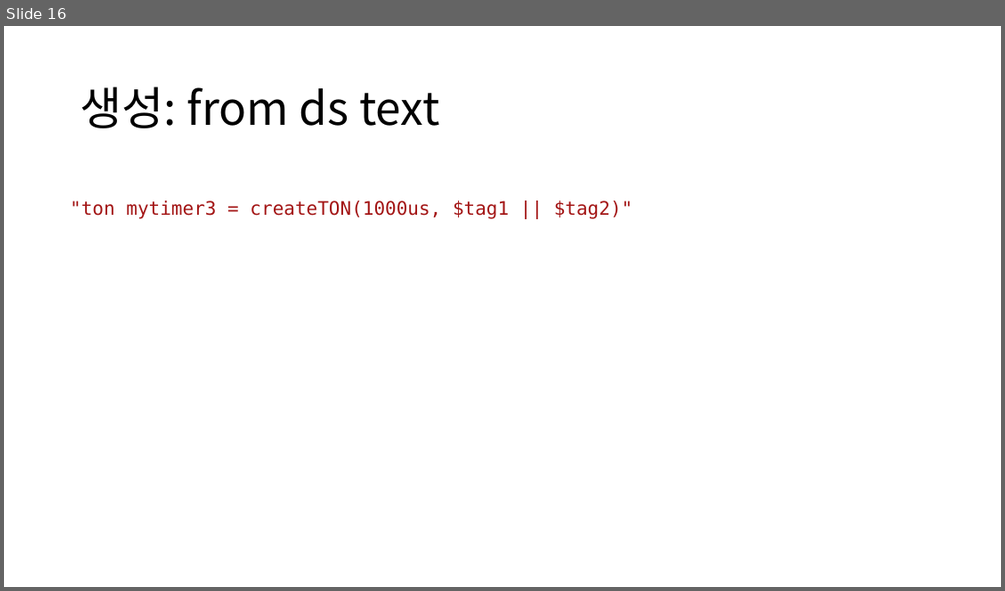
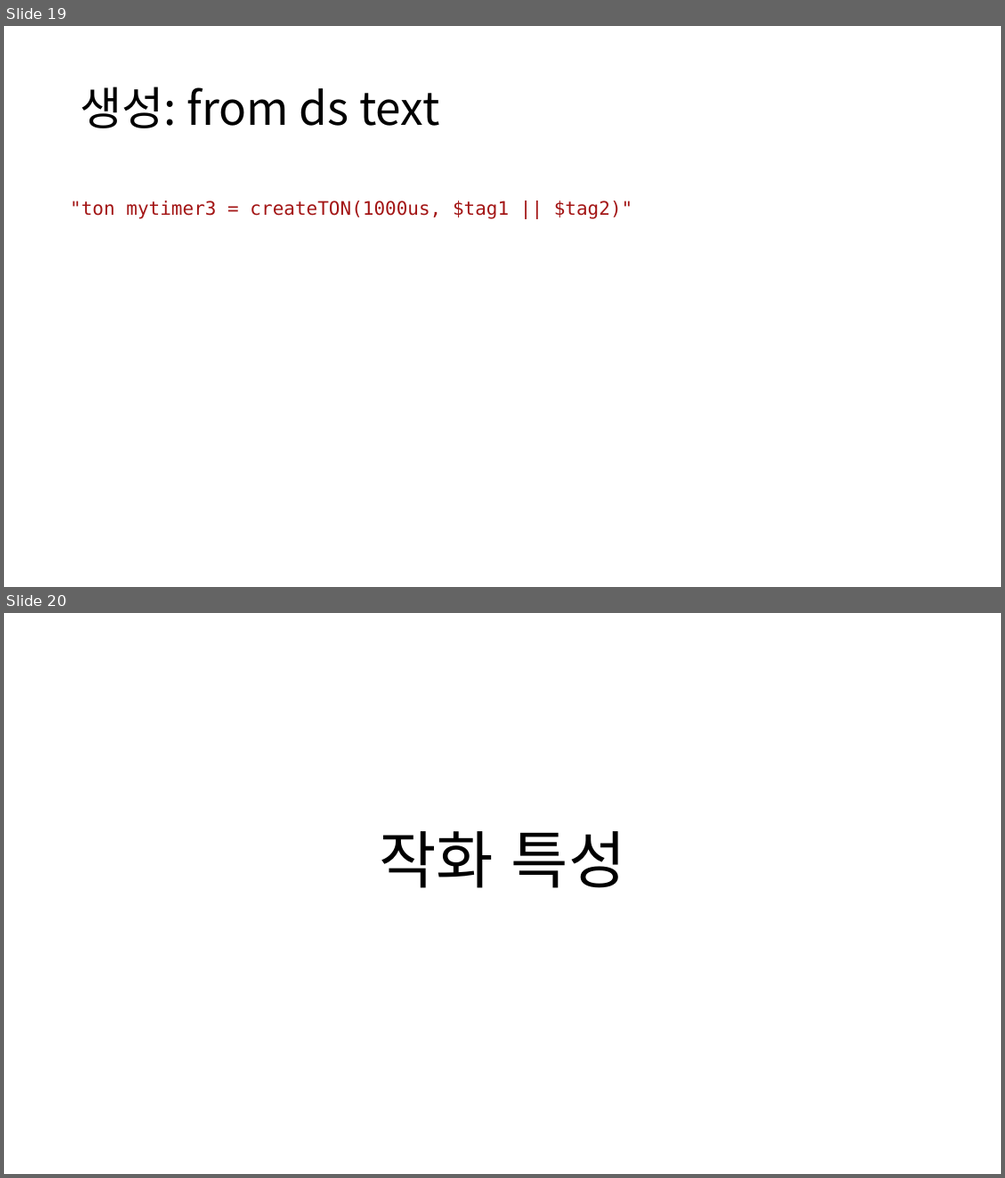
Before and after one commit to DualsoftDev/ds, a slide deck: DsDotNet/src/Engine/Engine.Core/Timer.pptx. Shown one above the other, each under a label of ours: slide 16 before the commit, slides 19 and 20 after it. The pictures are 1005x591 and 1005x1178 pixels, drawn with LibreOffice and Linux fonts; fonts in the diff are those of the drawing. Boxes give left, top, right and bottom in pixels: in the first picture for what was removed or moved away, otherwise in the second. Text is boxed around its words. In the diff, an @@ line names an element or a change of style, - is before the commit and + after.

```diff
--- a/DsDotNet/src/Engine/Engine.Core/Timer.pptx
+++ b/DsDotNet/src/Engine/Engine.Core/Timer.pptx
@@ slide 20 added at [4,613,1001,1174], background #FFFFFF @@
@@ title added at [379,831,626,888], 60 pt, text #000000 @@
+작화 특성
@@ what was slide 16 is now slide 19 @@
```
Also in this commit, not shown: 1 slide changed, 4 other slides added, 7 other files.
